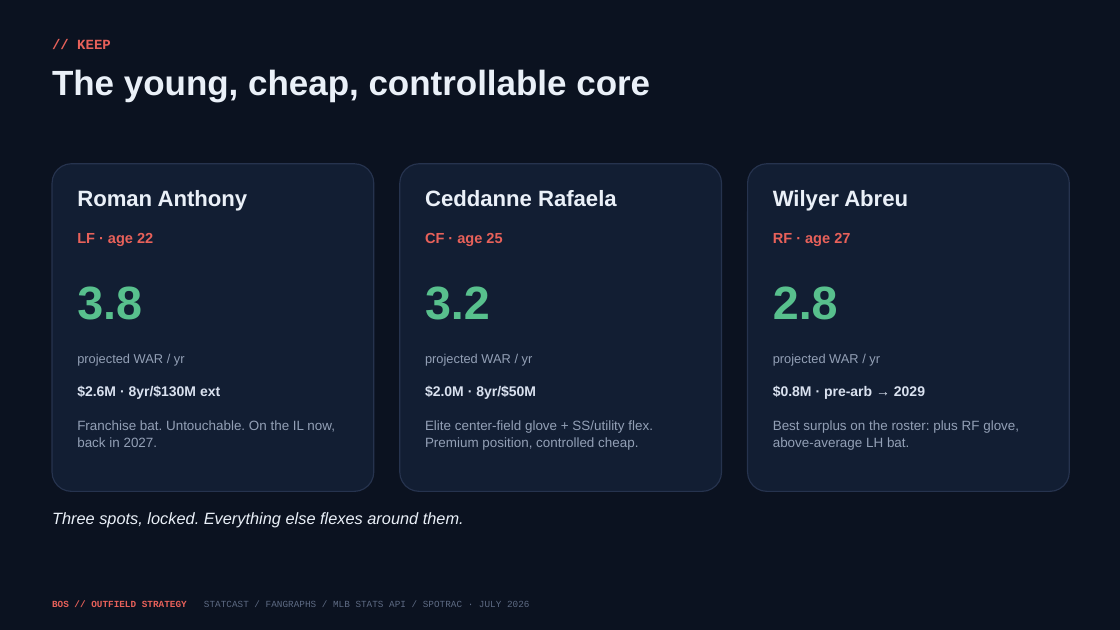
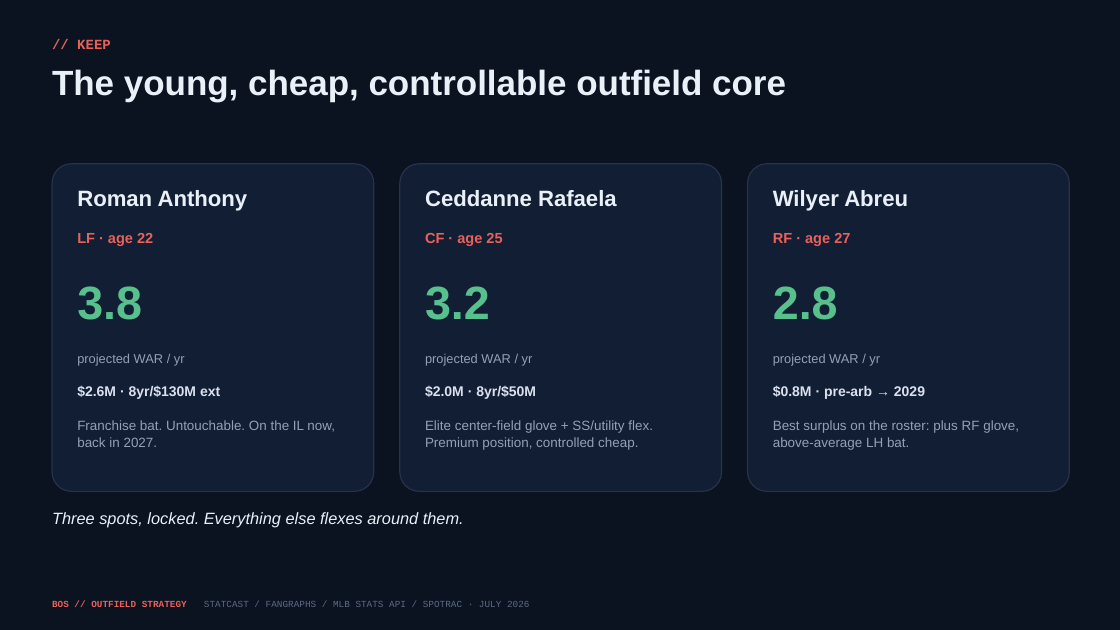
Before and after one commit to justinloo12/jarren-duran-outlier-analysis, a slide deck: slide 4 of outputs/Red_Sox_Trade_Deadline.pptx. Drawn at 1120x630 pixels with LibreOffice and Linux fonts; fonts in the diff are those of the drawing. Boxes give left, top, right and bottom in pixels: in the first picture for what was removed or moved away, otherwise in the second. Text is boxed around its words. In the diff, an @@ line names an element or a change of style, - is before the commit and + after.

```diff
--- a/outputs/Red_Sox_Trade_Deadline.pptx
+++ b/outputs/Red_Sox_Trade_Deadline.pptx
@@ text at bbox=[52, 69, 786, 102]: text changed @@
-The young, cheap, controllable core
+The young, cheap, controllable outfield core
```
Also in this commit, not shown: 10 other slides changed, 2 slides removed, 26 other files.
